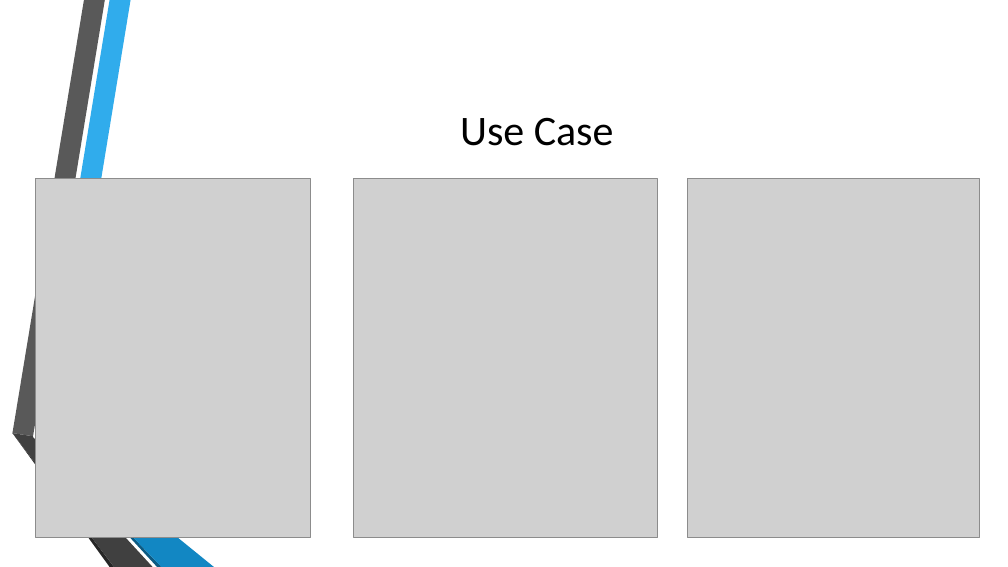
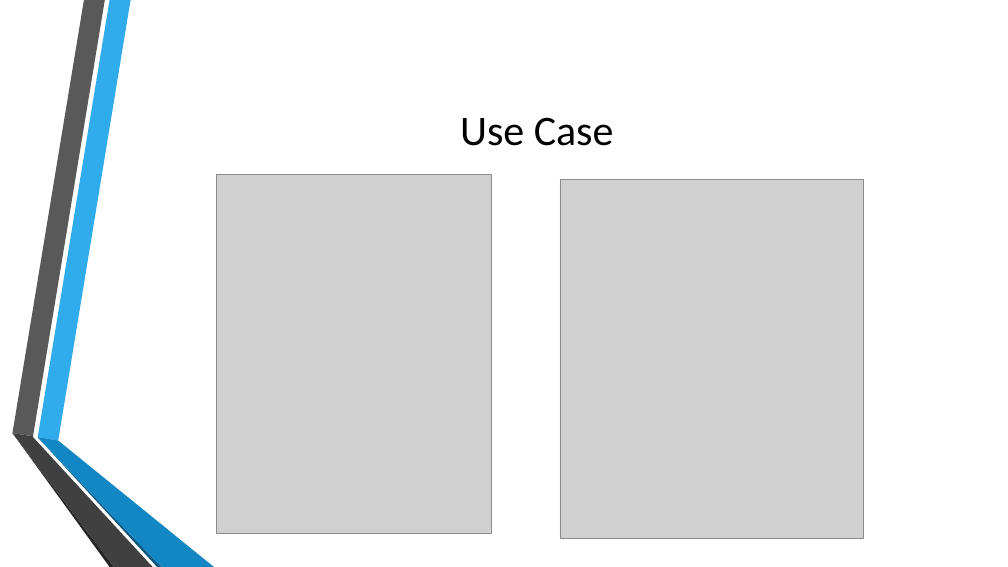
Before and after one commit to pldolot/apc-quality-cn131df131ss132-06, a slide deck: slide 8 of documentation/softdev/Support and Command Center.pptx (slide 6 before the commit). Drawn at 1008x567 pixels with LibreOffice and Linux fonts; fonts in the diff are those of the drawing; grey boxes stand for pictures; background and template pictures are left out. Boxes give left, top, right and bottom in pixels: in the first picture for what was removed or moved away, otherwise in the second. Text is boxed around its words. In the diff, an @@ line names an element or a change of style, - is before the commit and + after.

```diff
--- a/documentation/softdev/Support and Command Center.pptx
+++ b/documentation/softdev/Support and Command Center.pptx
@@ picture: place and size @@
-picture at <box>36,178,311,537</box>
+picture at <box>217,175,492,533</box>
@@ picture removed at <box>687,178,980,537</box> @@
@@ picture: place and size @@
-picture at <box>354,178,658,537</box>
+picture at <box>560,180,864,538</box>
```
Also in this commit, not shown: 2 other slides changed, 2 slides added, 2 other files.
